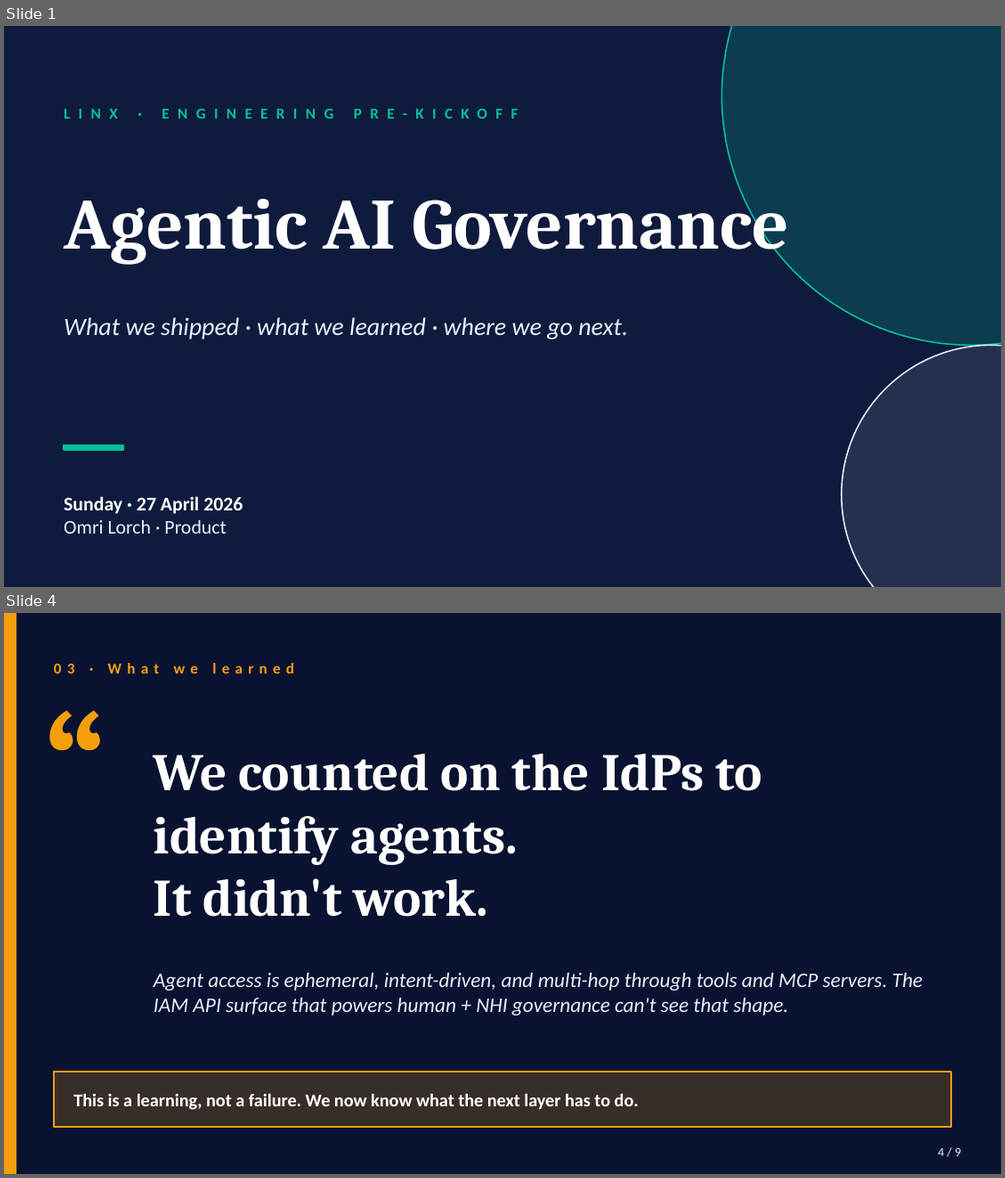
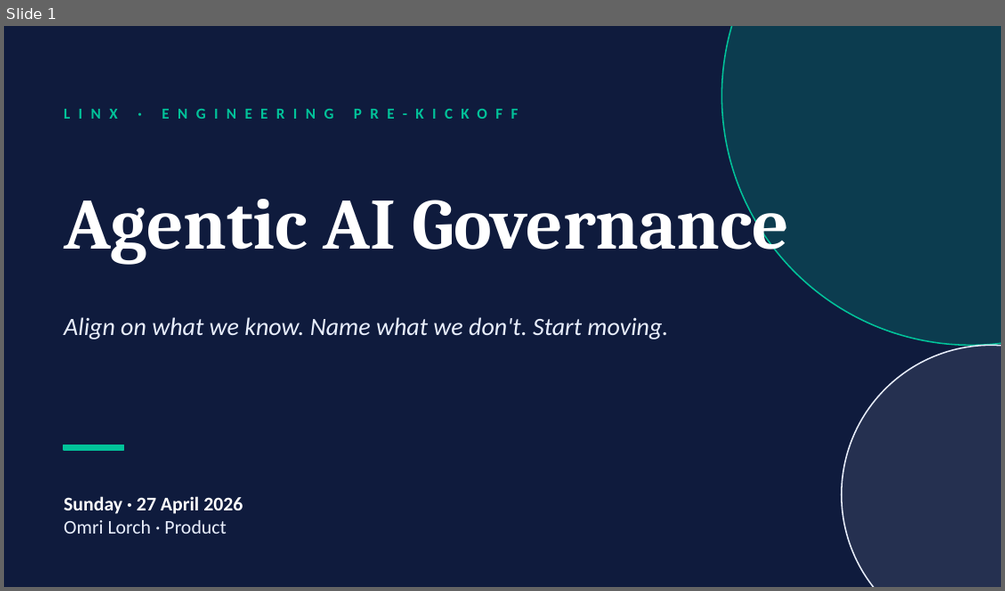
Before and after one commit to Lorch19/ol-linx-agent, a slide deck: artifacts/eng-prekickoff-2026-04-27.pptx. Shown one above the other, each under a label of ours: slides 1 and 4 before the commit, slide 1 after it; the slides between them are not shown. The pictures are 1005x1178 and 1005x591 pixels, drawn with LibreOffice and Linux fonts; fonts in the diff are those of the drawing. Boxes give left, top, right and bottom in pixels: in the first picture for what was removed or moved away, otherwise in the second. Text is boxed around its words. In the diff, an @@ line names an element or a change of style, - is before the commit and + after.

```diff
--- a/artifacts/eng-prekickoff-2026-04-27.pptx
+++ b/artifacts/eng-prekickoff-2026-04-27.pptx
@@ slide 4 removed at [4, 613, 1001, 1174], background #091230 @@
@@ rectangle removed at [4, 613, 16, 1173] @@
@@ text removed at [54, 663, 294, 674] @@
-03 · What we learned
@@ text removed at [44, 682, 163, 832] @@
-“
@@ text removed at [154, 754, 762, 916] @@
-We counted on the IdPs to identify agents.
-It didn't work.
@@ text removed at [154, 972, 922, 1015] @@
-Agent access is ephemeral, intent-driven, and multi-hop through tools and MCP servers. The IAM API surface that powers human + NHI governance can't see that shape.
@@ rectangle removed at [54, 1071, 951, 1127] @@
@@ text removed at [73, 1093, 639, 1110] @@
-This is a learning, not a failure. We now know what the next layer has to do.
@@ text removed at [938, 1148, 961, 1156] @@
-4 / 9
@@ slide 1 changed as well @@
@@ text at [64, 317, 668, 339]: text changed @@
-What we shipped · what we learned · where we go next.
+Align on what we know. Name what we don't. Start moving.
```
Also in this commit, not shown: 3 other slides changed, 4 slides added, 4 other slides removed, 1 other file.
